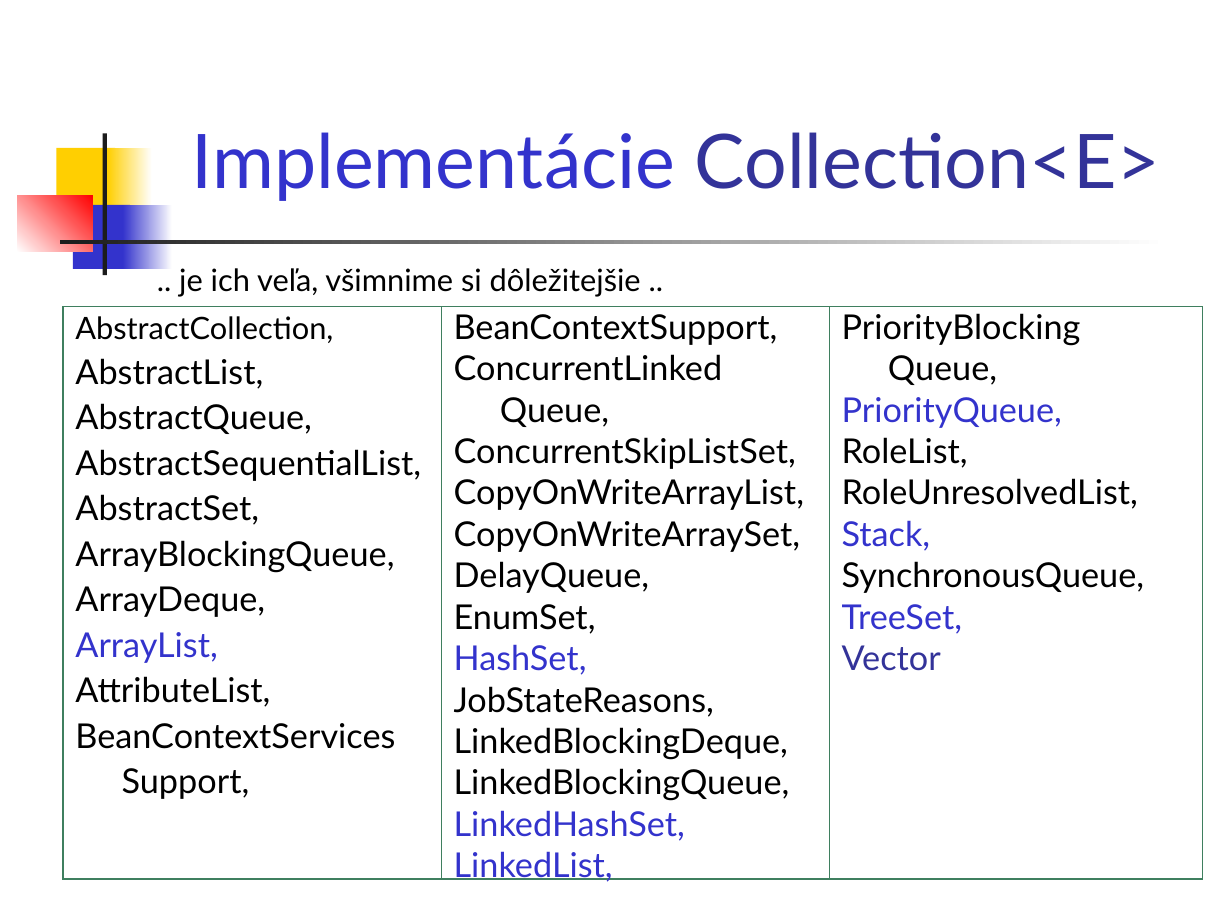
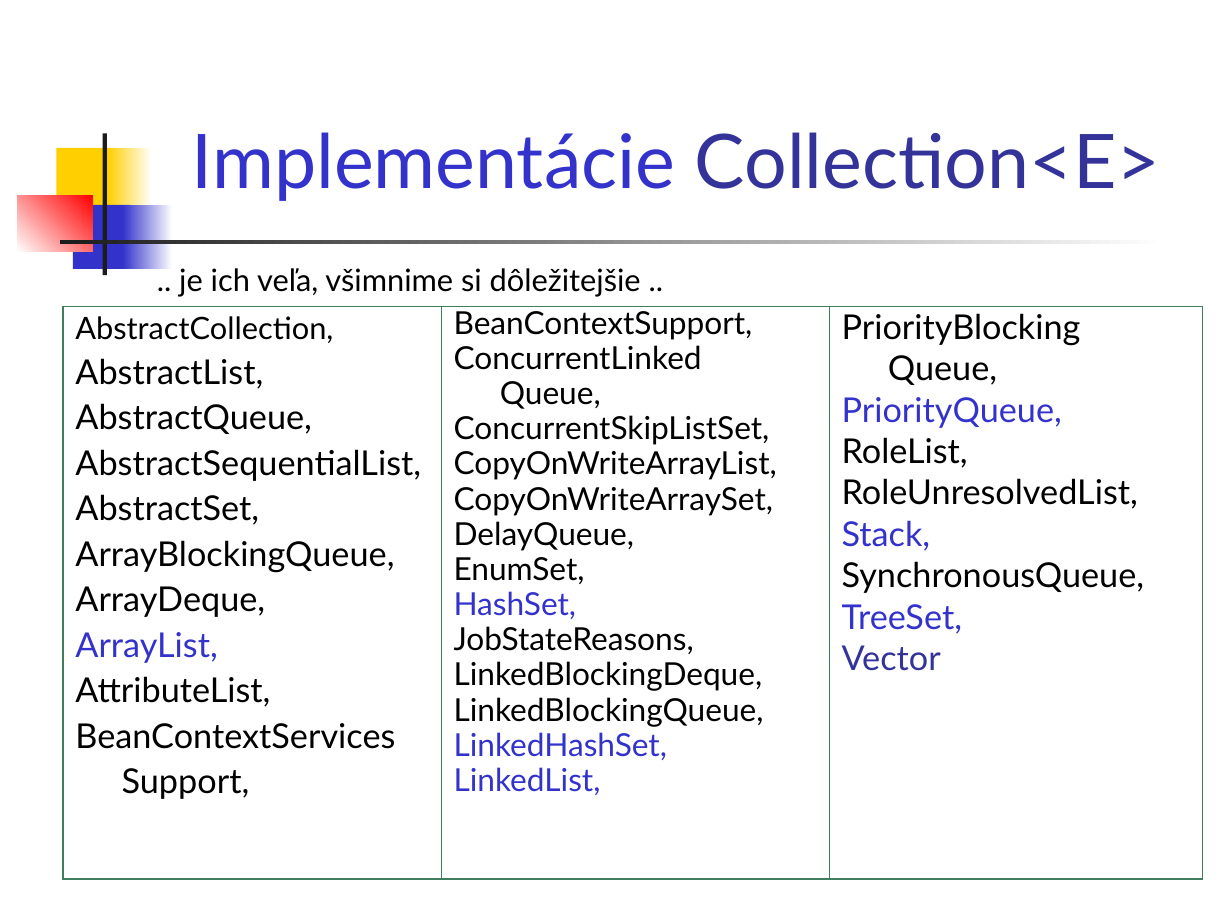
Before and after one commit to Programovanie4/Prednasky, a slide deck: slide 8 of 06/06_java.ppt. Drawn at 1232x924 pixels with LibreOffice and Linux fonts; fonts in the diff are those of the drawing. Boxes give left, top, right and bottom in pixels: in the first picture for what was removed or moved away, otherwise in the second. Text is boxed around its words. In the diff, an @@ line names an element or a change of style, - is before the commit and + after.

```diff
--- a/06/06_java.ppt
+++ b/06/06_java.ppt
@@ rectangle "BeanContextSupport," at bbox=[441, 307, 829, 880]: size 20 to 18.5 pt; line spacing 0.8 to 0.7 @@
```
Also in this commit, not shown: 2 other slides changed, 1 slide added, 4 other files.
